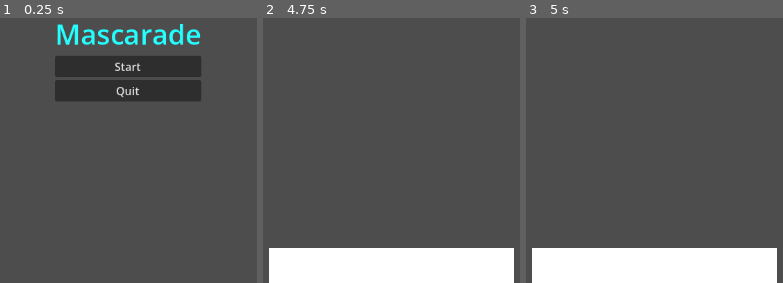
Above: before the commit, frames 1-3 (left to right).
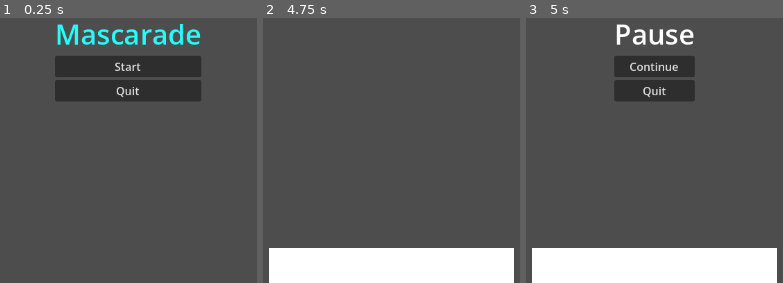
Above: after the commit, the same moments.

Repository: hdupire/mascarade
Game: Godot game, scene res://scenes/main.tscn
Two runs of this game, one before a commit and one after it. Both use one fixed random seed, a clock stepped at 60 frames per second and the inputs below.
Inputs:
- Up to frame 1 (0.25 s): no input
- Up to frame 2 (4.75 s): click "Start" at 0.5 s; tap Enter at 1.25, 2.75, 4.25 s; tap Space at 2, 3.5 s
- Up to frame 3 (5 s): tap Escape (ui_cancel) at 4.9 s

Frames 1-2 are identical in both runs. In frame 3, 5.8% of the frame differs, in the area x 34-66%, y 2-32%.

Commit message:
Pause menu (not very effective right now)

Diff:
--- a/scenes/game/Mascarade.tscn
+++ b/scenes/game/Mascarade.tscn
@@ -2,8 +2,16 @@
 
 [ext_resource type="PackedScene" uid="uid://dwfqdvqnsxg2h" path="res://scenes/game/board-view.tscn" id="1_6aw33"]
 [ext_resource type="PackedScene" uid="uid://bqhulaerjjcu" path="res://scenes/game/ui/ui.tscn" id="1_6y6ry"]
+[ext_resource type="Script" uid="uid://nd5wu0xjcyac" path="res://scripts/game/game.gd" id="1_uk4eb"]
+[ext_resource type="PackedScene" uid="uid://1xdge4lu4rnu" path="res://scenes/pause-menu/PauseMenu.tscn" id="4_0mebi"]
 
 [node name="Mascarade" type="Node3D" unique_id=1707848801]
+script = ExtResource("1_uk4eb")
+
+[node name="PauseMenu" parent="." unique_id=1920317399 node_paths=PackedStringArray("shortcut_context") instance=ExtResource("4_0mebi")]
+process_mode = 2
+visible = false
+shortcut_context = NodePath(".")
 
 [node name="Ui" parent="." unique_id=1600666623 instance=ExtResource("1_6y6ry")]
 
--- /dev/null
+++ b/scenes/pause-menu/PauseMenu.tscn
@@ -0,0 +1,35 @@
+[gd_scene format=3 uid="uid://1xdge4lu4rnu"]
+
+[ext_resource type="PackedScene" uid="uid://b0hivisbpuq2" path="res://scenes/pause-menu/components/PauseLabel.tscn" id="1_44h6o"]
+[ext_resource type="Script" uid="uid://tmet5ne870en" path="res://scripts/pause-menu/pause.gd" id="1_gddaf"]
+[ext_resource type="PackedScene" uid="uid://b168nkaoarjha" path="res://scenes/pause-menu/components/ContinueButton.tscn" id="2_gddaf"]
+[ext_resource type="PackedScene" uid="uid://dlixtcubuesw5" path="res://scenes/pause-menu/components/QuitButton.tscn" id="3_j26sk"]
+
+[node name="PauseMenu" type="Control" unique_id=1920317399]
+layout_mode = 3
+anchors_preset = 15
+anchor_right = 1.0
+anchor_bottom = 1.0
+grow_horizontal = 2
+grow_vertical = 2
+script = ExtResource("1_gddaf")
+
+[node name="CenterContainer" type="CenterContainer" parent="." unique_id=1738533306]
+layout_mode = 1
+anchors_preset = 15
+anchor_right = 1.0
+anchor_bottom = 1.0
+grow_horizontal = 2
+grow_vertical = 2
+
+[node name="VBoxContainer" type="VBoxContainer" parent="CenterContainer" unique_id=1669090533]
+layout_mode = 2
+
+[node name="PauseLabel" parent="CenterContainer/VBoxContainer" unique_id=1232193572 instance=ExtResource("1_44h6o")]
+layout_mode = 2
+
+[node name="ContinueButton" parent="CenterContainer/VBoxContainer" unique_id=1192437830 instance=ExtResource("2_gddaf")]
+layout_mode = 2
+
+[node name="QuitButton" parent="CenterContainer/VBoxContainer" unique_id=1438462868 instance=ExtResource("3_j26sk")]
+layout_mode = 2
--- /dev/null
+++ b/scenes/pause-menu/components/ContinueButton.tscn
@@ -0,0 +1,4 @@
+[gd_scene format=3 uid="uid://b168nkaoarjha"]
+
+[node name="ContinueButton" type="Button" unique_id=1192437830]
+text = "Continue"
--- /dev/null
+++ b/scenes/pause-menu/components/PauseLabel.tscn
@@ -0,0 +1,8 @@
+[gd_scene format=3 uid="uid://b0hivisbpuq2"]
+
+[sub_resource type="LabelSettings" id="LabelSettings_nm8c6"]
+font_size = 40
+
+[node name="PauseLabel" type="Label" unique_id=1232193572]
+text = "Pause"
+label_settings = SubResource("LabelSettings_nm8c6")
--- /dev/null
+++ b/scenes/pause-menu/components/QuitButton.tscn
@@ -0,0 +1,4 @@
+[gd_scene format=3 uid="uid://dlixtcubuesw5"]
+
+[node name="QuitButton" type="Button" unique_id=1438462868]
+text = "Quit"
--- /dev/null
+++ b/scripts/game/game.gd
@@ -0,0 +1,10 @@
+extends Node
+
+func _process(delta: float) -> void:
+	if Input.is_action_just_pressed("ui_cancel"):
+		_on_escape_pressed()
+
+func _on_escape_pressed():
+	print("Pause")
+	get_tree().paused = true
+	$PauseMenu.show()
--- a/scripts/main.gd
+++ b/scripts/main.gd
@@ -9,7 +9,6 @@
 	_change_scene("res://scenes/main-menu/main-menu.tscn")
 
 func load_game() -> void:
-	print("LOAD GAME")
 	_change_scene("res://scenes/game/Mascarade.tscn")
 
 func _change_scene(path) -> void:
--- /dev/null
+++ b/scripts/pause-menu/pause.gd
@@ -0,0 +1,12 @@
+extends Control
+
+func _input(event: InputEvent) -> void:
+	if event is InputEventKey and event.pressed:
+		if event.keycode == Key.KEY_ESCAPE:
+			print("Hello")
+			accept_event()
+			_unpause()
+
+func _unpause() -> void:
+	self.hide()
+	get_tree().paused = false
Not shown, added: scripts/game/game.gd.uid
Not shown, added: scripts/pause-menu/pause.gd.uid
